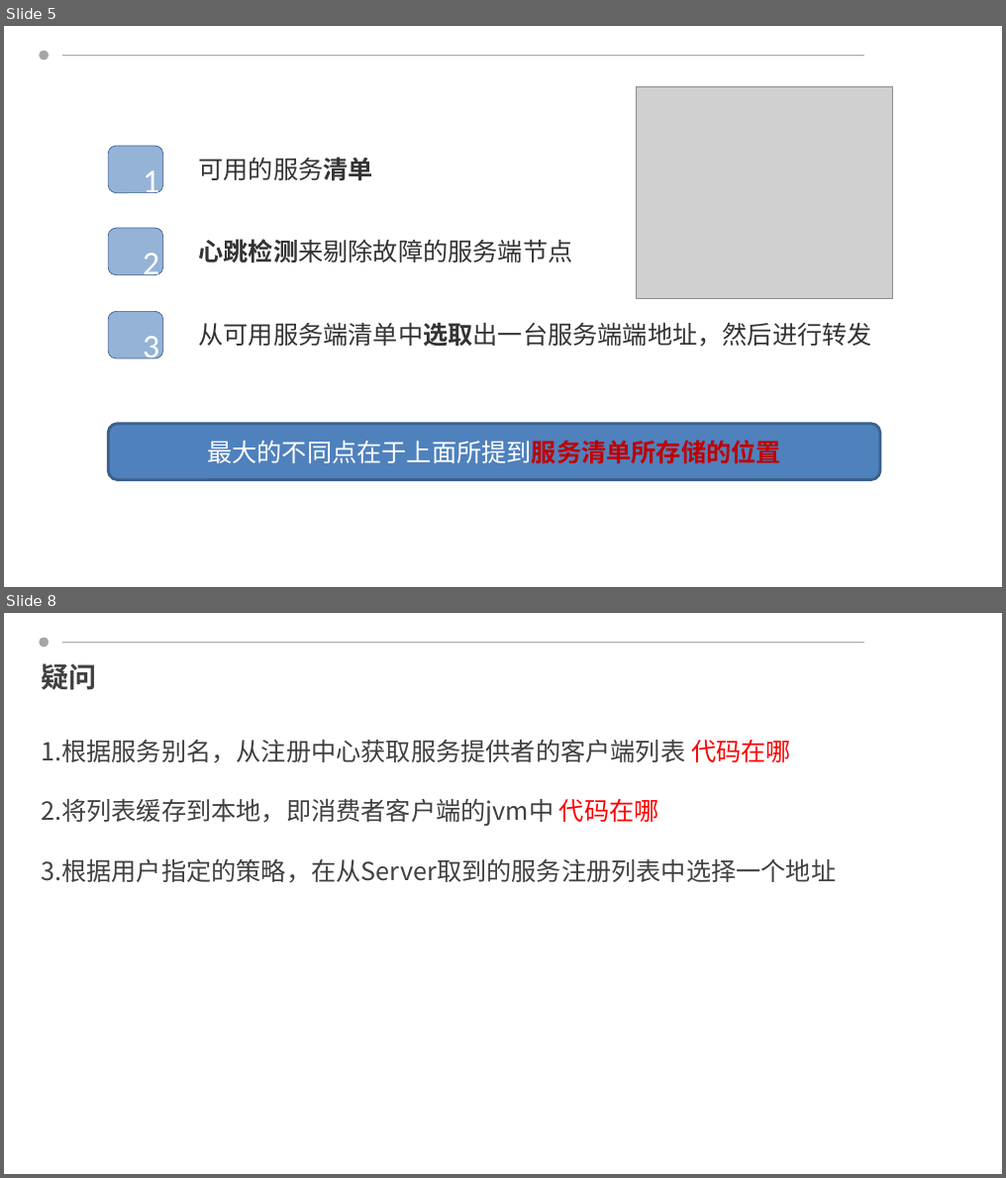
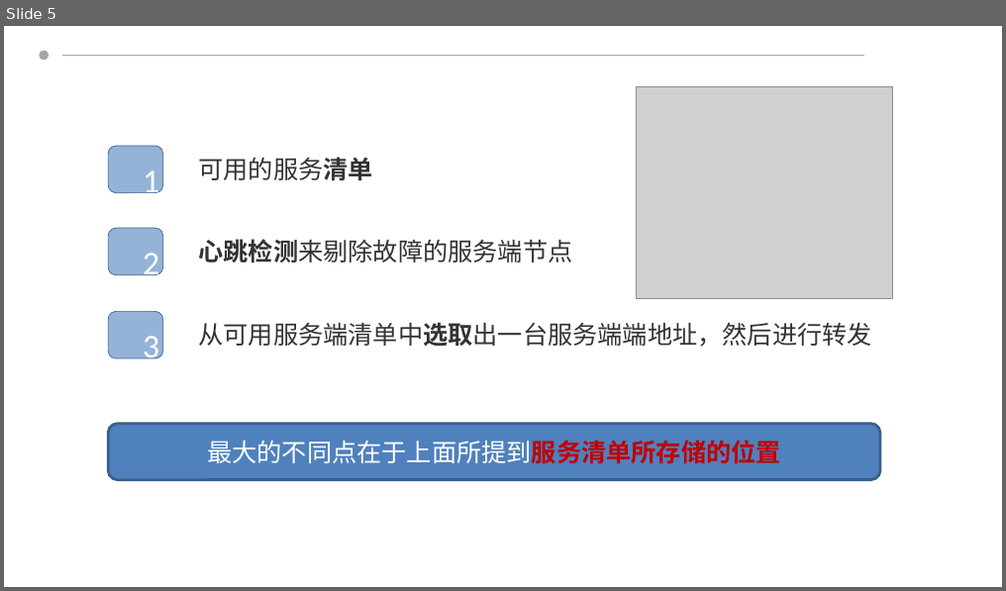
Before and after one commit to ziyanjupan/-ReadingNotes, a slide deck: Ribbon解析 .pptx. Shown one above the other, each under a label of ours: slides 5 and 8 before the commit, slide 5 after it; the slides between them are not shown. The pictures are 1006x1178 and 1006x591 pixels, drawn with LibreOffice and Linux fonts; fonts in the diff are those of the drawing; grey boxes stand for pictures; background and template pictures are left out. Boxes give left, top, right and bottom in pixels: in the first picture for what was removed or moved away, otherwise in the second. Text is boxed around its words. In the diff, an @@ line names an element or a change of style, - is before the commit and + after.

```diff
--- a/Ribbon解析 .pptx
+++ b/Ribbon解析 .pptx
@@ slide 8 removed at (x1=4, y1=613, x2=1002, y2=1174), background #FFFFFF; not listed: 2 template elements that a slide beside it also shows @@
@@ title removed at (x1=42, y1=663, x2=97, y2=690) @@
-疑问
@@ subtitle removed at (x1=41, y1=739, x2=836, y2=883) @@
-1.根据服务别名，从注册中心获取服务提供者的客户端列表 代码在哪
-2.将列表缓存到本地，即消费者客户端的jvm中 代码在哪
-3.根据用户指定的策略，在从Server取到的服务注册列表中选择一个地址
```
Also in this commit, not shown: 9 slides changed, 4 slides added, 1 other slide removed.
